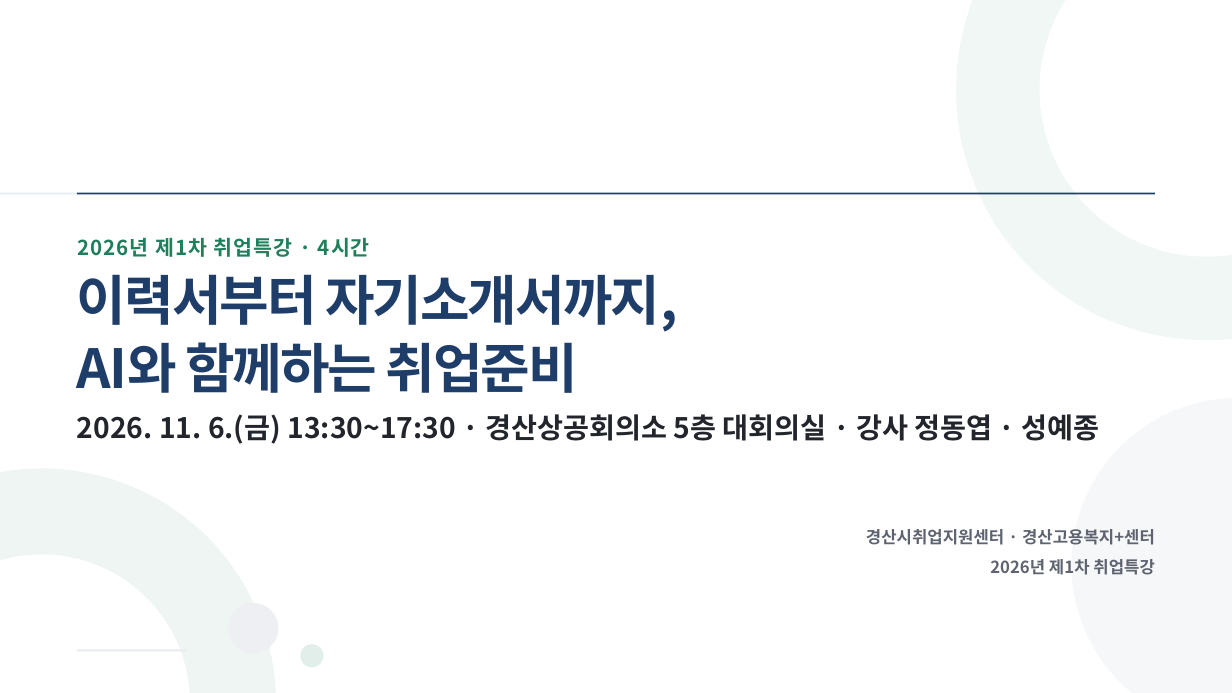
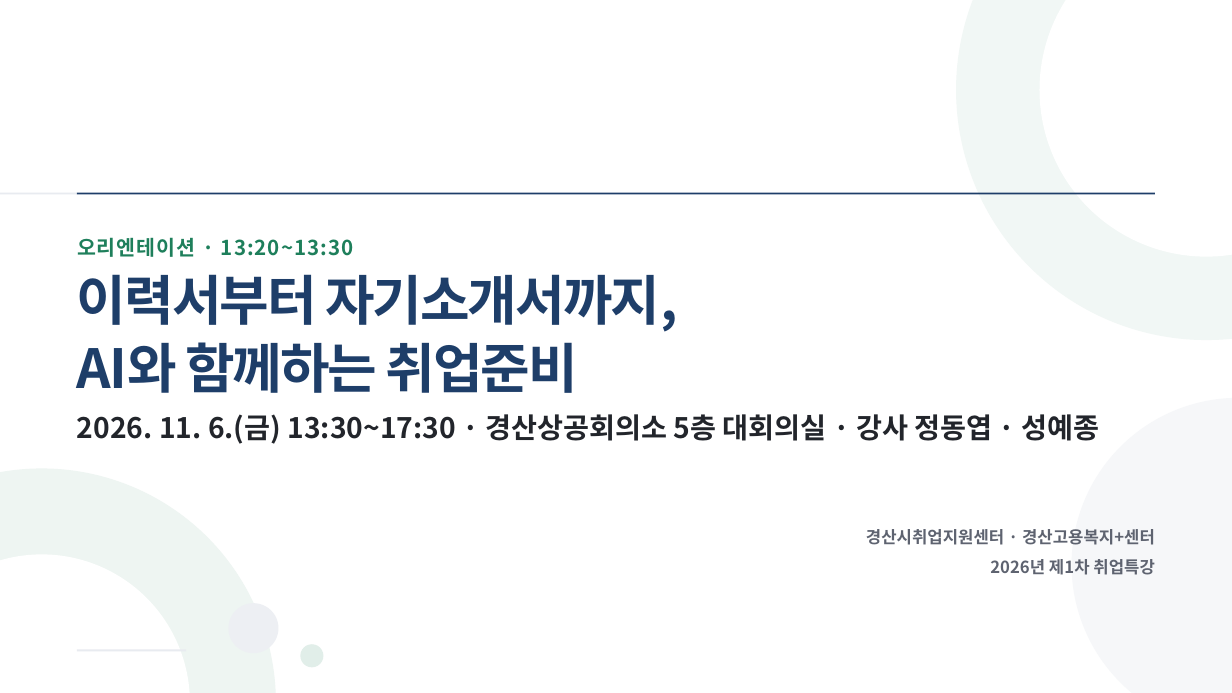
Before and after one commit to aebonlee/materials, a slide deck: slide 1 of gyeongsan/GSJOB2_경산취업특강_과정전체.pptx. Drawn at 1232x693 pixels with LibreOffice and Linux fonts; fonts in the diff are those of the drawing. Boxes give left, top, right and bottom in pixels: in the first picture for what was removed or moved away, otherwise in the second. Text is boxed around its words. In the diff, an @@ line names an element or a change of style, - is before the commit and + after.

```diff
--- a/gyeongsan/GSJOB2_경산취업특강_과정전체.pptx
+++ b/gyeongsan/GSJOB2_경산취업특강_과정전체.pptx
@@ text at (x1=77, y1=237, x2=353, y2=257): text changed @@
-2026년 제1차 취업특강 · 4시간
+오리엔테이션 · 13:20~13:30
```
Also in this commit, not shown: 63 other slides changed, 12 slides added, 5 other files.
